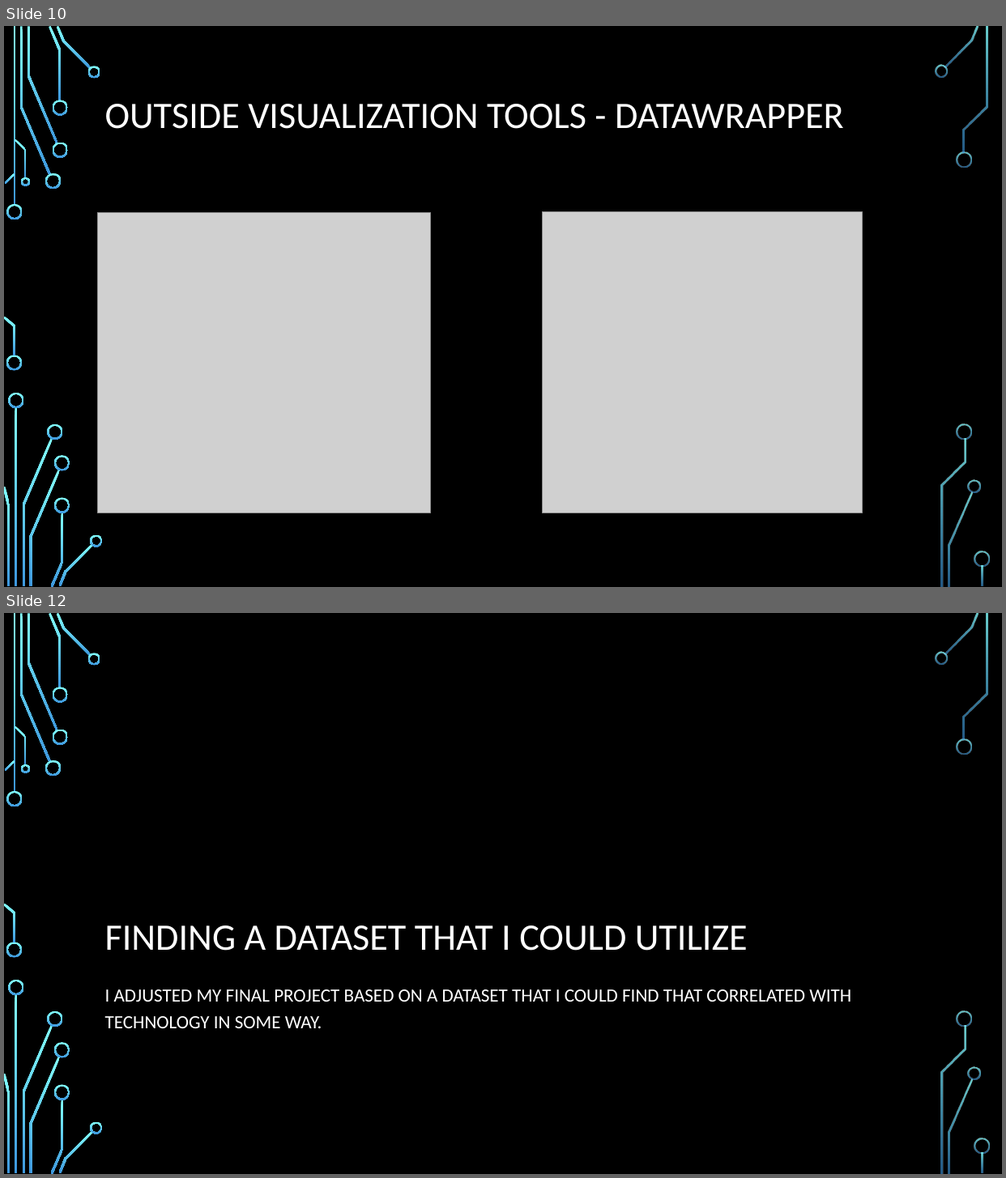
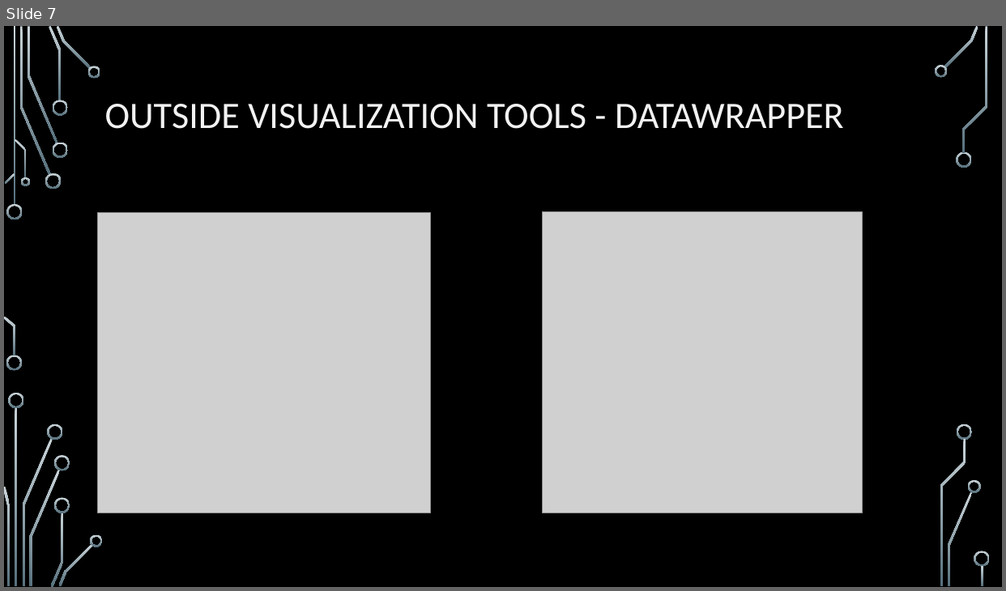
Before and after one commit to EmpressBelless/AppleDataSet, a slide deck: AppleApps2017.pptx. Shown one above the other, each under a label of ours: slides 10 and 12 before the commit, slide 7 after it; the slides between them are not shown. The pictures are 1006x1178 and 1006x591 pixels, drawn with LibreOffice and Linux fonts; fonts in the diff are those of the drawing; grey boxes stand for pictures; background and template pictures are left out. Boxes give left, top, right and bottom in pixels: in the first picture for what was removed or moved away, otherwise in the second. Text is boxed around its words. In the diff, an @@ line names an element or a change of style, - is before the commit and + after.

```diff
--- a/AppleApps2017.pptx
+++ b/AppleApps2017.pptx
@@ slide 12 removed at box(4, 613, 1002, 1174), background picture (left out); not listed: 36 template elements that a slide beside it also shows @@
@@ title removed at box(105, 926, 748, 951) @@
-FINDING A DATASET THAT I COULD UTILIZE
@@ text removed at box(105, 990, 851, 1029) @@
-I ADJUSTED MY FINAL PROJECT BASED ON A DATASET THAT I COULD FIND THAT CORRELATED WITH TECHNOLOGY IN SOME WAY.
@@ what was slide 10 is now slide 7 @@
@@ slide 7 changed as well @@
@@ fill gradient #82FFFF to #3D97DE to gradient #CAD5DA to #56707C in 36 elements at box(7, 204, 23, 220), box(6, 356, 22, 371), box(20, 27, 50, 175), box(45, 173, 61, 189), box(27, 27, 57, 143), box(49, 26, 62, 101), box(52, 142, 68, 158), box(52, 100, 68, 116), box(57, 26, 91, 70), box(88, 66, 101, 78), box(5, 173, 15, 184), box(4, 317, 15, 356), box(15, 139, 27, 178), box(20, 177, 29, 186), box(15, 408, 18, 587), box(22, 438, 52, 586), box(9, 393, 24, 408), box(4, 486, 9, 586), box(48, 425, 63, 440), box(29, 470, 60, 587), box(50, 513, 63, 587), box(54, 456, 70, 472), box(54, 497, 70, 514), box(58, 544, 93, 587), box(90, 535, 103, 547), box(944, 26, 978, 68), box(935, 65, 948, 78), box(957, 152, 972, 168), box(948, 493, 973, 587), box(968, 480, 981, 493), box(963, 27, 987, 153), box(957, 425, 973, 440), box(940, 439, 966, 587), box(974, 552, 990, 567), box(982, 565, 984, 587), box(13, 27, 15, 206) @@
@@ title "OUTSIDE VISUALIZATION TOOLS - DATAWRAPPER" at box(105, 104, 844, 129): text colour #FFFFFF to #F2F2F2 @@
```
Also in this commit, not shown: 6 other slides changed, 4 slides added, 9 other slides removed, 8 other files.
